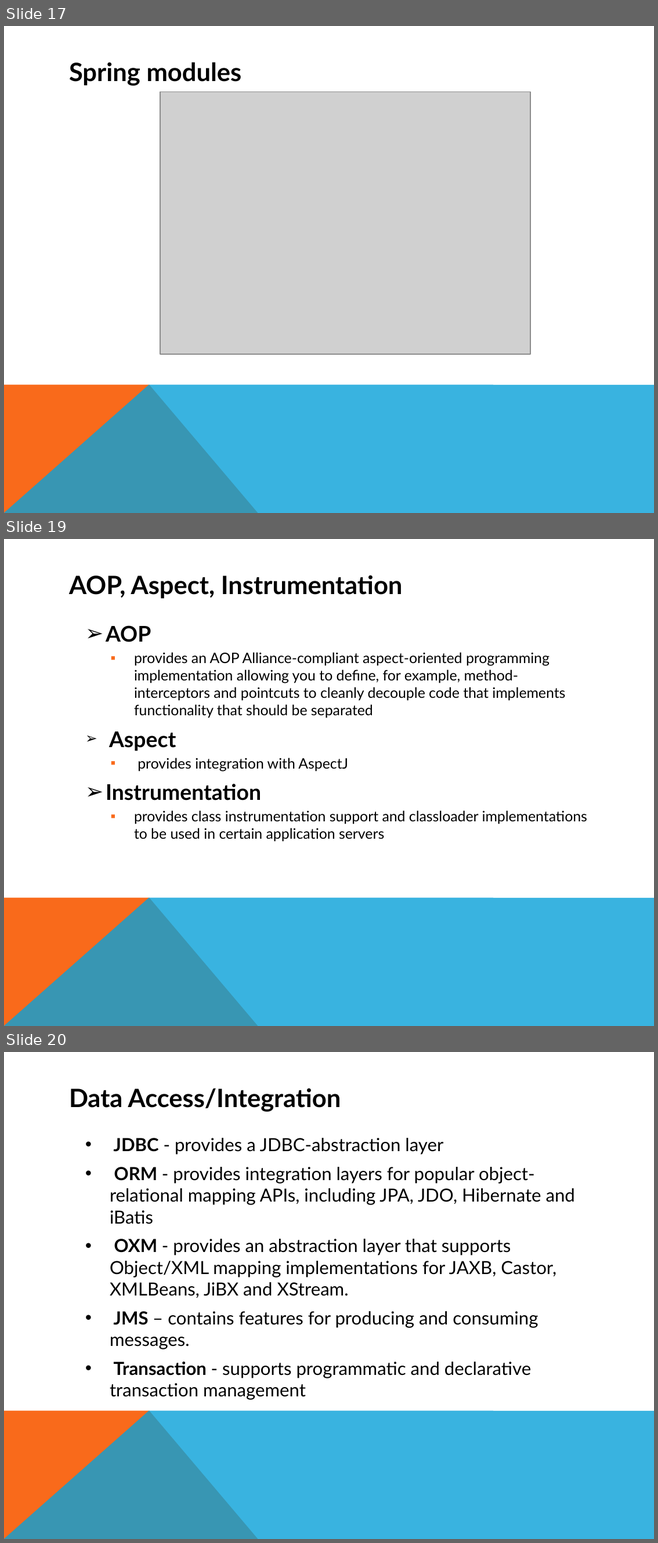
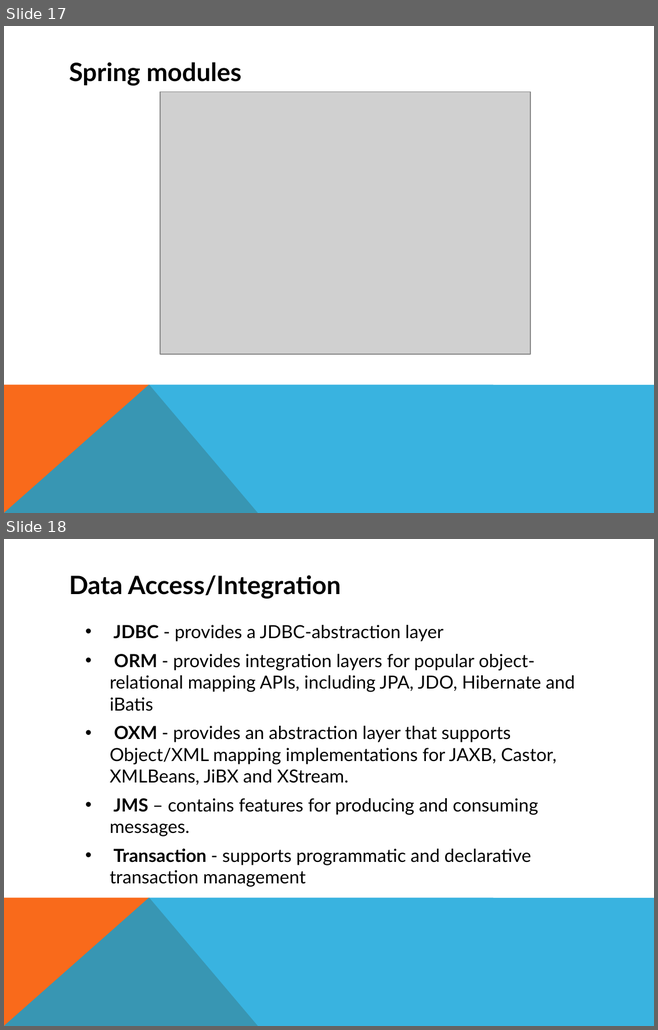
Before and after one commit to tavanquang/BaiTapLon, a slide deck: slide.pptx. Shown one above the other, each under a label of ours: slides 17, 19 and 20 before the commit, slides 17 and 18 after it; the slides between them are not shown. The pictures are 658x1543 and 658x1030 pixels, drawn with LibreOffice and Linux fonts; fonts in the diff are those of the drawing; grey boxes stand for pictures. Boxes give left, top, right and bottom in pixels: in the first picture for what was removed or moved away, otherwise in the second. Text is boxed around its words. In the diff, an @@ line names an element or a change of style, - is before the commit and + after.

Commit message:
edit slide

```diff
--- a/slide.pptx
+++ b/slide.pptx
@@ slide 19 removed at (4,539,654,1026), background #FFFFFF; not listed: 2 template elements that a slide beside it also shows @@
@@ title removed at (69,575,402,599) @@
-AOP, Aspect, Instrumentation
@@ text removed at (106,625,587,842) @@
-➢ AOP
-  ▪ provides an AOP Alliance-compliant aspect-oriented programming implementation allowing you to define, for example, method-interceptors and pointcuts to cleanly decouple code that implements functionality that should be separated
-➢ Aspect
-  ▪ provides integration with AspectJ
-➢ Instrumentation
-  ▪ provides class instrumentation support and classloader implementations to be used in certain application servers
@@ what was slide 20 is now slide 18 @@
```
Also in this commit, not shown: 1 slide added, 2 other slides removed.
